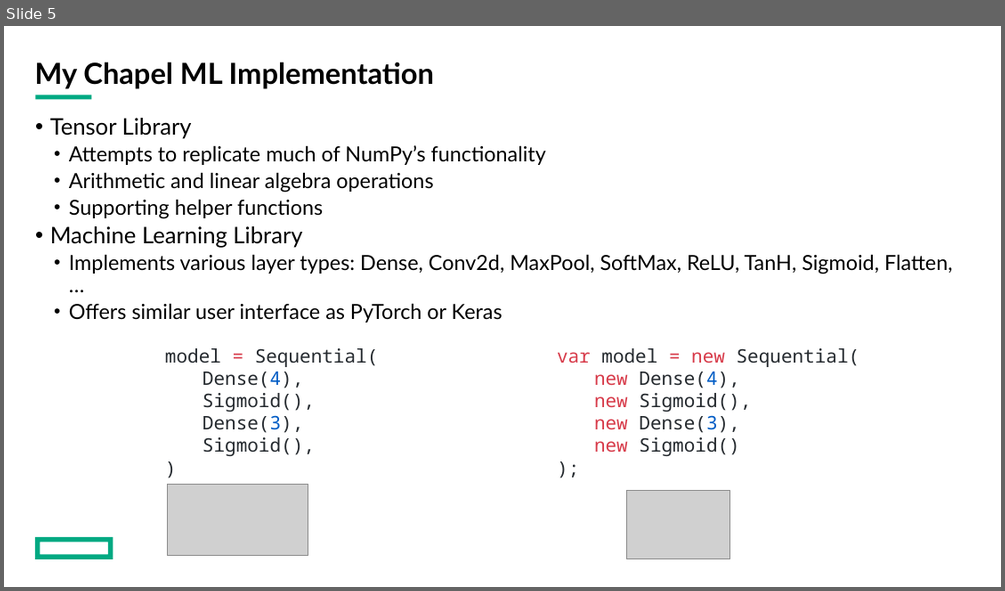
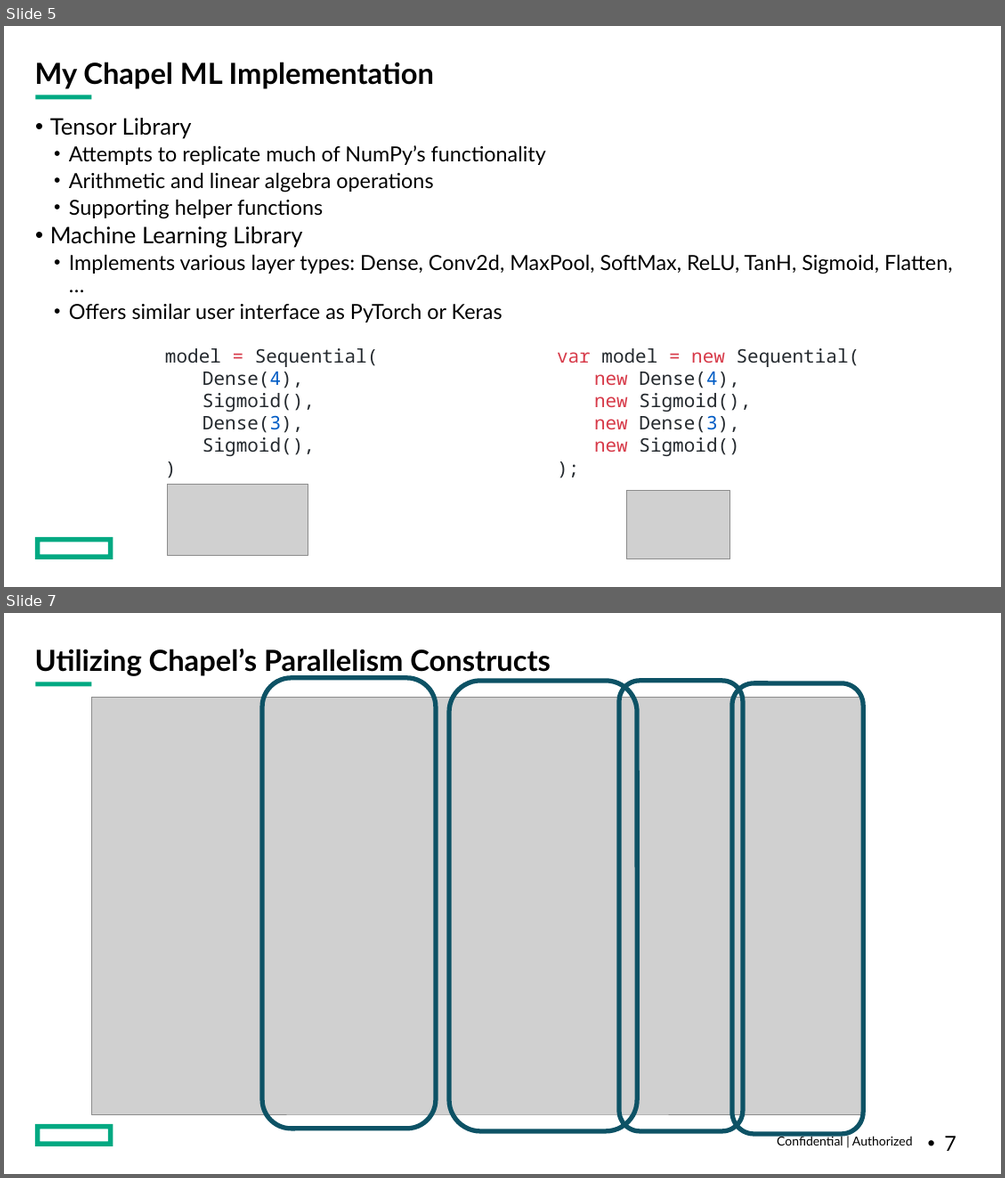
Before and after one commit to Iainmon/ml-chapel, a slide deck: Presentation1.pptx. Shown one above the other, each under a label of ours: slide 5 before the commit, slides 5 and 7 after it; the slides between them are not shown. The pictures are 1005x591 and 1005x1178 pixels, drawn with LibreOffice and Linux fonts; fonts in the diff are those of the drawing; grey boxes stand for pictures. Boxes give left, top, right and bottom in pixels: in the first picture for what was removed or moved away, otherwise in the second. Text is boxed around its words. In the diff, an @@ line names an element or a change of style, - is before the commit and + after.

```diff
--- a/Presentation1.pptx
+++ b/Presentation1.pptx
@@ slide 7 added at bbox=[4, 613, 1001, 1174], background #FFFFFF; not listed: 2 template elements that a slide beside it also shows @@
@@ title added at bbox=[35, 649, 550, 676], 28 pt, text #000000, bold @@
+Utilizing Chapel’s Parallelism Constructs
@@ rounded rectangle added at bbox=[262, 678, 436, 1128], outline #0D5265 4.5 pt @@
@@ rounded rectangle added at bbox=[449, 681, 637, 1130], outline #0D5265 4.5 pt @@
@@ rounded rectangle added at bbox=[619, 681, 743, 1130], outline #0D5265 4.5 pt @@
@@ rounded rectangle added at bbox=[732, 683, 863, 1134], outline #0D5265 4.5 pt @@
@@ picture added at bbox=[92, 698, 863, 1114] @@
@@ text added at bbox=[777, 1134, 913, 1145], 12 pt, text #000000 @@
+Confidential | Authorized
@@ page number added at bbox=[944, 1135, 956, 1151], 20 pt, text #000000 @@
+• 7
```
Also in this commit, not shown: 1 slide changed, 1 other slide added, 11 slides removed, 1 other file.
